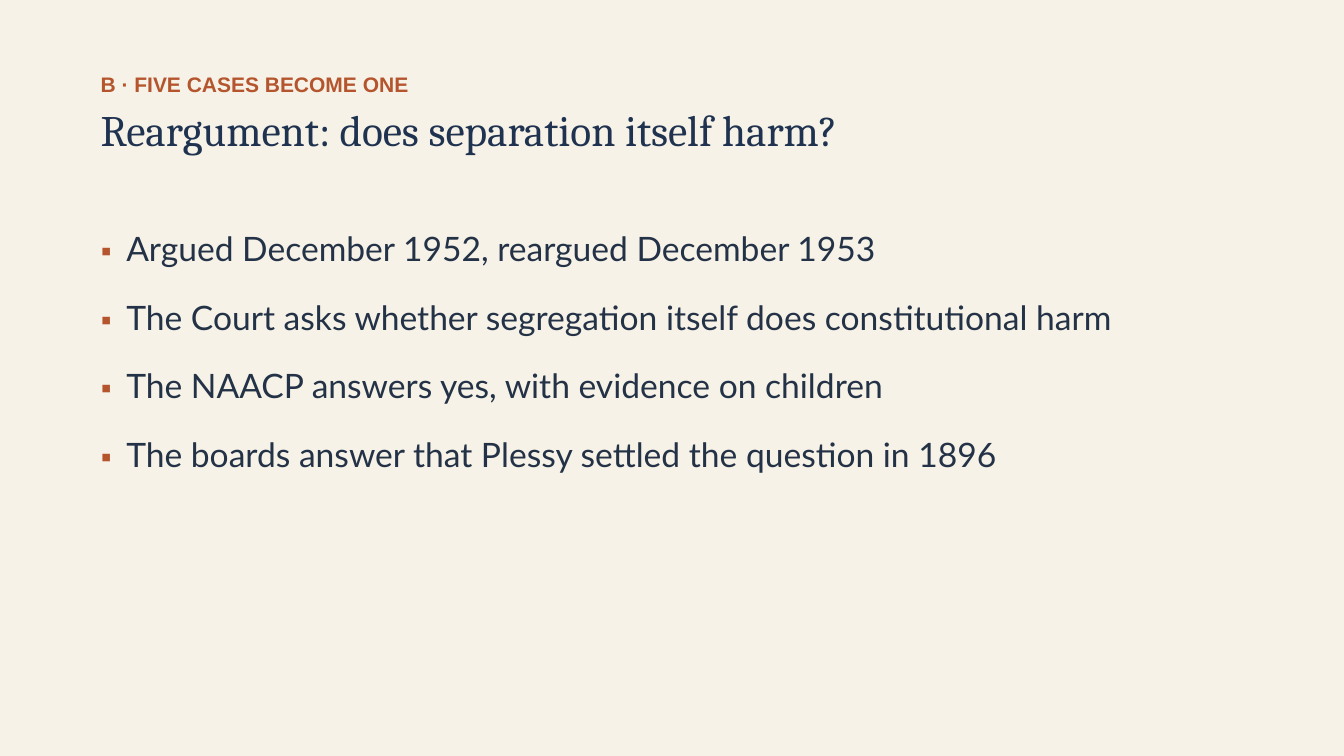
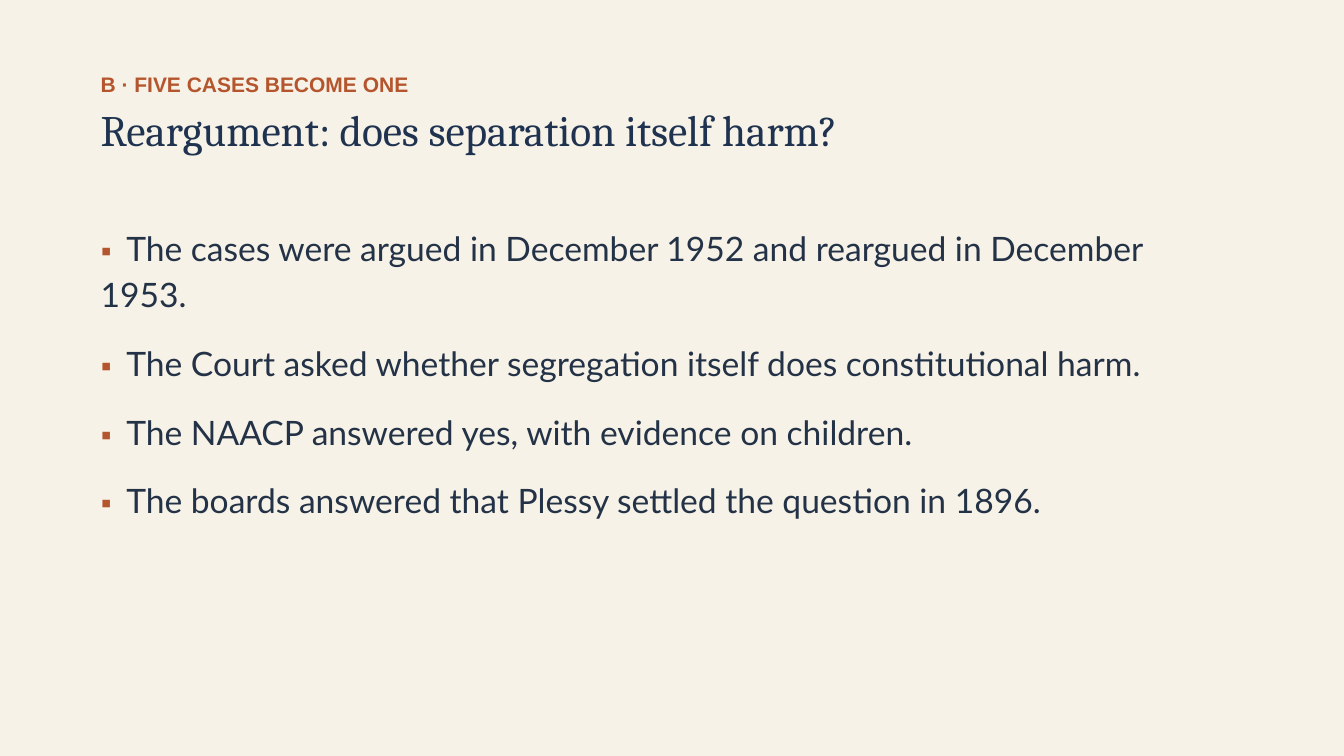
Before and after one commit to ab17gthb/humanities-curriculum-group, a slide deck: slide 8 of civil-rights/lesson-02/lesson-02-slides.pptx. Drawn at 1344x756 pixels with LibreOffice and Linux fonts; fonts in the diff are those of the drawing. Boxes give left, top, right and bottom in pixels: in the first picture for what was removed or moved away, otherwise in the second. Text is boxed around its words. In the diff, an @@ line names an element or a change of style, - is before the commit and + after.

```diff
--- a/civil-rights/lesson-02/lesson-02-slides.pptx
+++ b/civil-rights/lesson-02/lesson-02-slides.pptx
@@ text at (101,236,1143,519): text changed @@
-▪ Argued December 1952, reargued December 1953
-▪ The Court asks whether segregation itself does constitutional harm
-▪ The NAACP answers yes, with evidence on children
-▪ The boards answer that Plessy settled the question in 1896
+▪ The cases were argued in December 1952 and reargued in December 1953.
+▪ The Court asked whether segregation itself does constitutional harm.
+▪ The NAACP answered yes, with evidence on children.
+▪ The boards answered that Plessy settled the question in 1896.
```
Also in this commit, not shown: 7 other slides changed, 6 other files.
